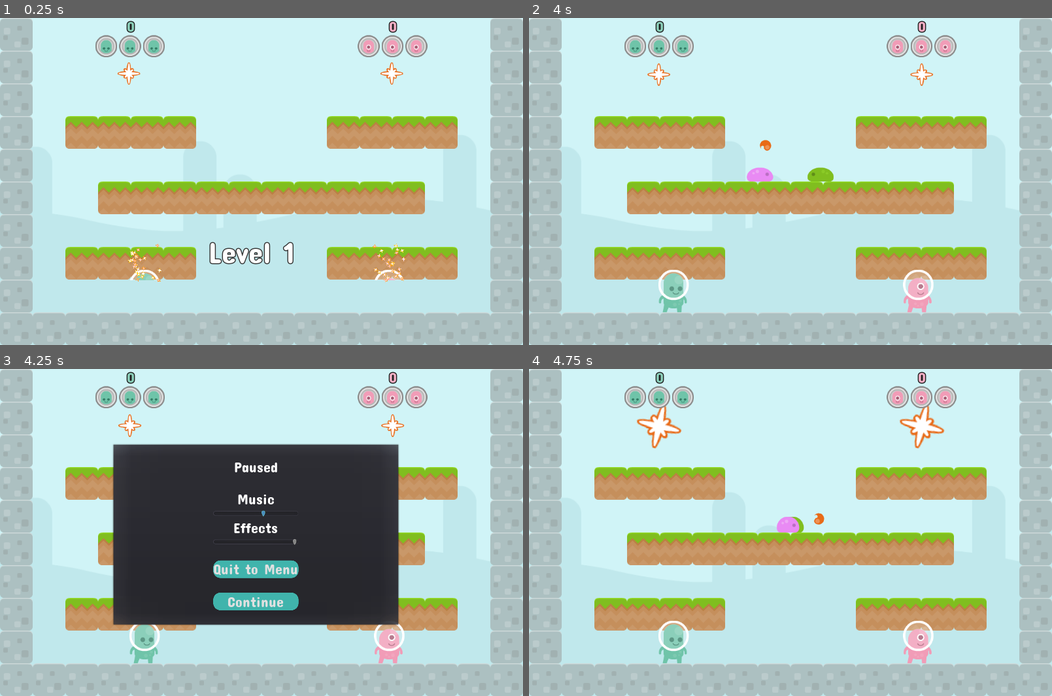
Above: before the commit, frames 1-4 (two rows, left to right).
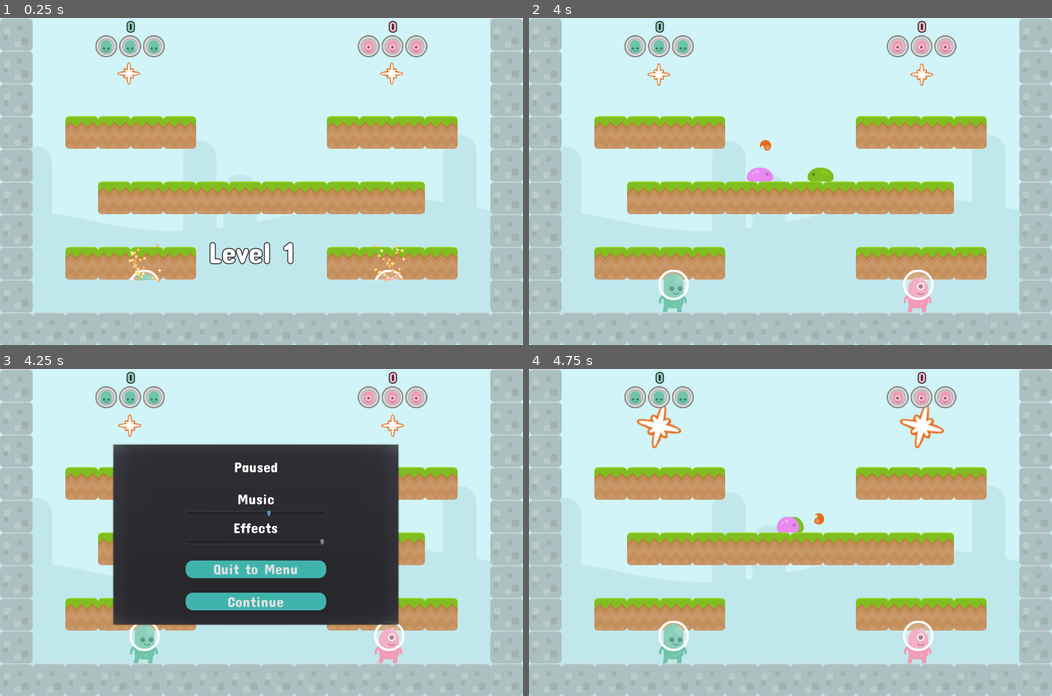
Above: after the commit, the same moments.

Repository: doctor-g/AltNaGaDeMon2021
Game: Godot game, scene res://World/World.tscn
The game is run twice, just before and just after one commit, with the same random seed, the same clock (stepped at 60 frames per second) and the same inputs.
Inputs:
- Up to frame 1 (0.25 s): no input
- Up to frame 2 (4 s): no input
- Up to frame 3 (4.25 s): tap P (pause) at 4.15 s
- Up to frame 4 (4.75 s): click "Continue" at 4.25 s

Frames 1-2 are identical in both runs. In frame 3, 1.2% of the frame differs, in the area x 35-63%, y 43-74%; in frame 4, nothing differs.

Commit message:
Expand pause menu width
It was weirdly narrow.

Diff:
--- a/project/UI/PauseMenu.tscn
+++ b/project/UI/PauseMenu.tscn
@@ -6,6 +6,7 @@
 
 [node name="PauseMenu" type="PopupDialog"]
 pause_mode = 2
+visible = true
 anchor_left = 0.214286
 anchor_top = 0.227143
 anchor_right = 0.764286
@@ -28,16 +29,18 @@
 }
 
 [node name="VBoxContainer" type="VBoxContainer" parent="CenterContainer"]
-margin_left = 184.0
-margin_right = 383.0
-margin_bottom = 342.0
+margin_left = 134.0
+margin_top = 6.0
+margin_right = 434.0
+margin_bottom = 336.0
+rect_min_size = Vector2( 300, 0 )
 custom_constants/separation = 32
 __meta__ = {
 "_edit_use_anchors_": false
 }
 
 [node name="Label" type="Label" parent="CenterContainer/VBoxContainer"]
-margin_right = 199.0
+margin_right = 300.0
 margin_bottom = 38.0
 text = "Paused"
 align = 1
@@ -46,24 +49,24 @@
 anchor_right = 0.0
 anchor_bottom = 0.0
 margin_top = 70.0
-margin_right = 199.0
+margin_right = 300.0
 margin_bottom = 190.0
 size_flags_vertical = 3
 alignment = 1
 
 [node name="QuitButton" type="Button" parent="CenterContainer/VBoxContainer"]
 margin_top = 222.0
-margin_right = 199.0
-margin_bottom = 266.0
+margin_right = 300.0
+margin_bottom = 260.0
 text = "Quit to Menu"
 __meta__ = {
 "_edit_use_anchors_": false
 }
 
 [node name="ContinueButton" type="Button" parent="CenterContainer/VBoxContainer"]
-margin_top = 298.0
-margin_right = 199.0
-margin_bottom = 342.0
+margin_top = 292.0
+margin_right = 300.0
+margin_bottom = 330.0
 text = "Continue"
 
 [connection signal="pressed" from="CenterContainer/VBoxContainer/QuitButton" to="." method="_on_QuitButton_pressed"]
